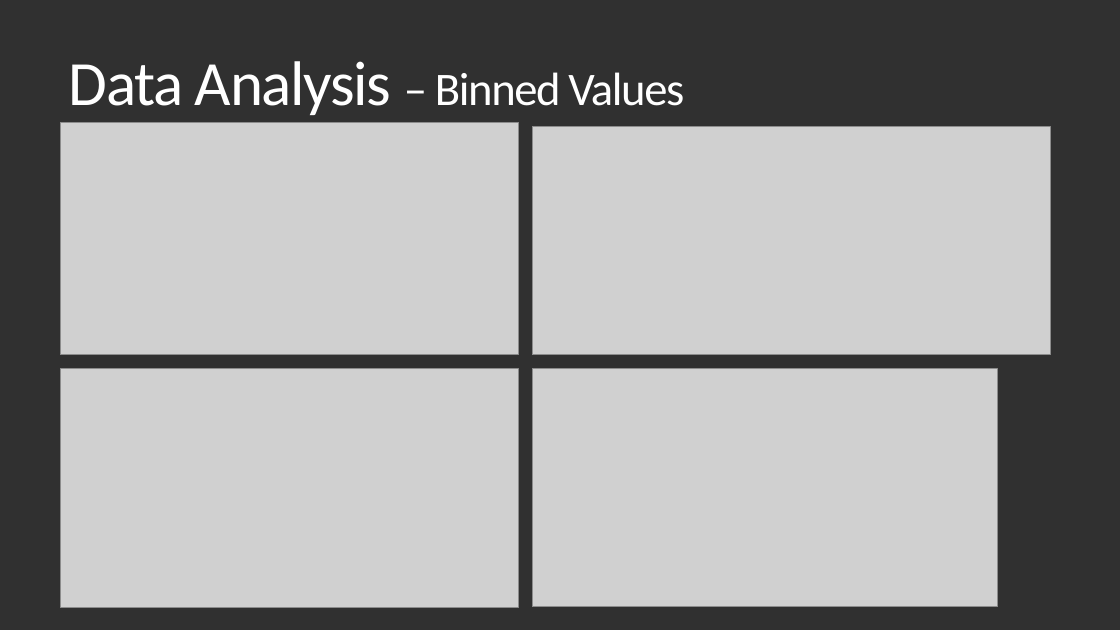
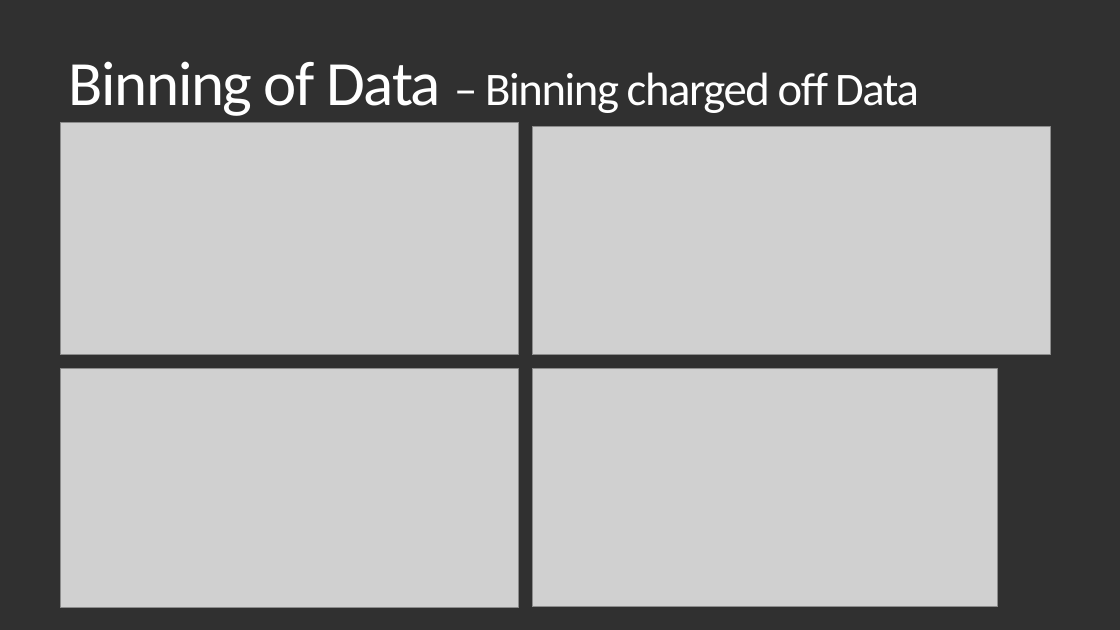
Before and after one commit to Vasista-Eranki/LendingClubCaseStudy, a slide deck: slide 25 of Lending Club Case Study.pptx (slide 23 before the commit). Drawn at 1120x630 pixels with LibreOffice and Linux fonts; fonts in the diff are those of the drawing; grey boxes stand for pictures. Boxes give left, top, right and bottom in pixels: in the first picture for what was removed or moved away, otherwise in the second. Text is boxed around its words. In the diff, an @@ line names an element or a change of style, - is before the commit and + after.

```diff
--- a/Lending Club Case Study.pptx
+++ b/Lending Club Case Study.pptx
@@ title at box(69, 61, 919, 116): text changed @@
-Data Analysis – Binned Values
+Binning of Data – Binning charged off Data
```
Also in this commit, not shown: 7 other slides changed, 3 slides added, 1 other file.
